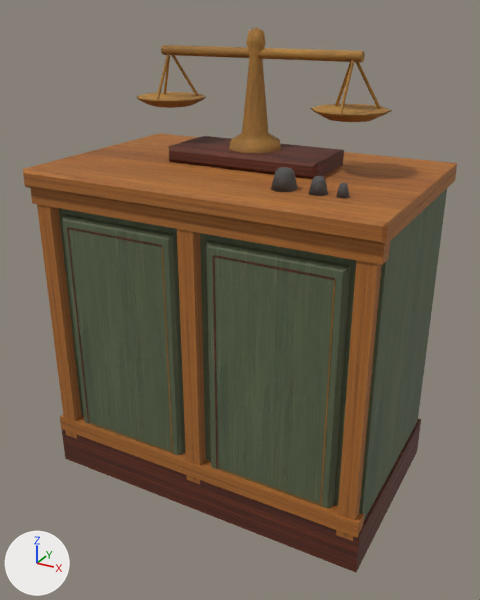
The glTF model assets/city-props/models/city1880-scale-counter.gltf, before and after one commit.
The view is the same before and after, from a camera (50 mm lens) standing at (0.858, -1.586, 1.342) and looking at (0.008, -0.04, 0.569). Arrows for +X, +Y and +Z are at lower left; the lights stay in place. The older version comes first. Vertices at exactly the same position are counted once.

Objects in the first picture: 'Sales counter with balance scale'.
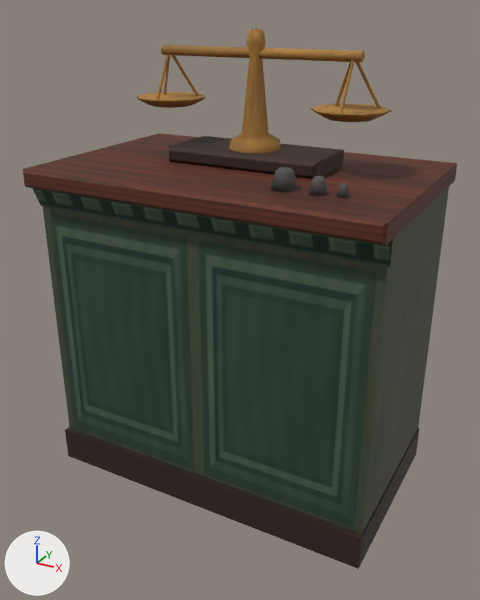
The change in detail:
Picture 'painted-city-trim-v1.png' (img_painted_city_trim_v1_png) is new.
Material 'trim' (mat_trim) is new.
Uses the picture img_painted_city_trim_v1_png.
me_mesh_0 is used by ob_sales_counter_with_balance_scale; location (0.0, 0.0, 0.0).
me_mesh_0 had 553 vertices, 948 faces and spanned x -0.499..0.499, y -0.327..0.318, z 0.0..1.297.
me_mesh_0 now has 423 vertices, 750 faces and spans x -0.499..0.499, y -0.327..0.318, z 0.0..1.297.
me_mesh_0 part 1: a new loose piece, a box spanning x -0.493..0.493, y -0.27..0.27, z 0.0..0.913, in mat_paint.
me_mesh_0 part 2: a new loose piece, a box spanning x -0.497..0.497, y -0.287..0.271, z 0.0..0.102, in mat_paint.
me_mesh_0 part 3: the loose piece of 16 vertices spanning x -0.412..-0.048, y -0.293..-0.255, z 0.142..0.824 is rebuilt with 4 vertices and now spans x -0.47..-0.017, y -0.271, z 0.112..0.819, in mat_trim.
me_mesh_0 part 4: the loose piece of 16 vertices spanning x 0.048..0.412, y -0.293..-0.255, z 0.142..0.824 is rebuilt with 4 vertices and now spans x 0.017..0.47, y -0.271, z 0.112..0.819, in mat_trim.
me_mesh_0 part 5: the loose piece of 8 vertices spanning x -0.493..0.493, y -0.306..-0.266, z 0.853..0.899 is rebuilt with 6 vertices and now spans x -0.499..0.499, y -0.297..-0.271, z 0.837..0.899, in mat_trim.
me_mesh_0 part 6: 15 loose pieces with 88 vertices, spanning x -0.496..0.496, y -0.306..0.306, z 0.0..0.886, are deleted.
Part 7, on me_mesh_0:
8 vertices are removed from x -0.488..0.488, y -0.27..0.27, z 0.0..0.912.
12 faces are deleted.
me_mesh_0 part 8: 56 kept faces spanning x -0.499..0.499, y -0.327..0.318, z 0.9..0.992 get new texture (UV) coordinates.
Other edits to the shape of me_mesh_0 do not show in these pictures.
me_mesh_0 gains material mat_trim.

Where the change shows, as pixel boxes (x1, y1, x2, y2) in the pictures (480 x 600 px):
'Sales counter with balance scale', reshaped: before (23, 27, 457, 572); after (23, 27, 457, 569)
part 1 of me_mesh_0, added: after (43, 187, 449, 534)
part 2 of me_mesh_0, added: after (65, 427, 420, 569)
part 3 of me_mesh_0, rebuilt (18% wider, 7% taller): before (62, 215, 185, 455); after (49, 213, 194, 470)
part 4 of me_mesh_0, rebuilt (23% wider, 7% taller): before (206, 240, 351, 508); after (198, 241, 376, 528)
part 5 of me_mesh_0, rebuilt: before (30, 188, 390, 265); after (32, 188, 393, 267)
part 6 of me_mesh_0, deleted (brown): before (37, 204, 421, 572)
part 7 of me_mesh_0, deleted: before (59, 189, 447, 520)
part 8 of me_mesh_0, surface changed (darker): (23, 133, 457, 245) in both
